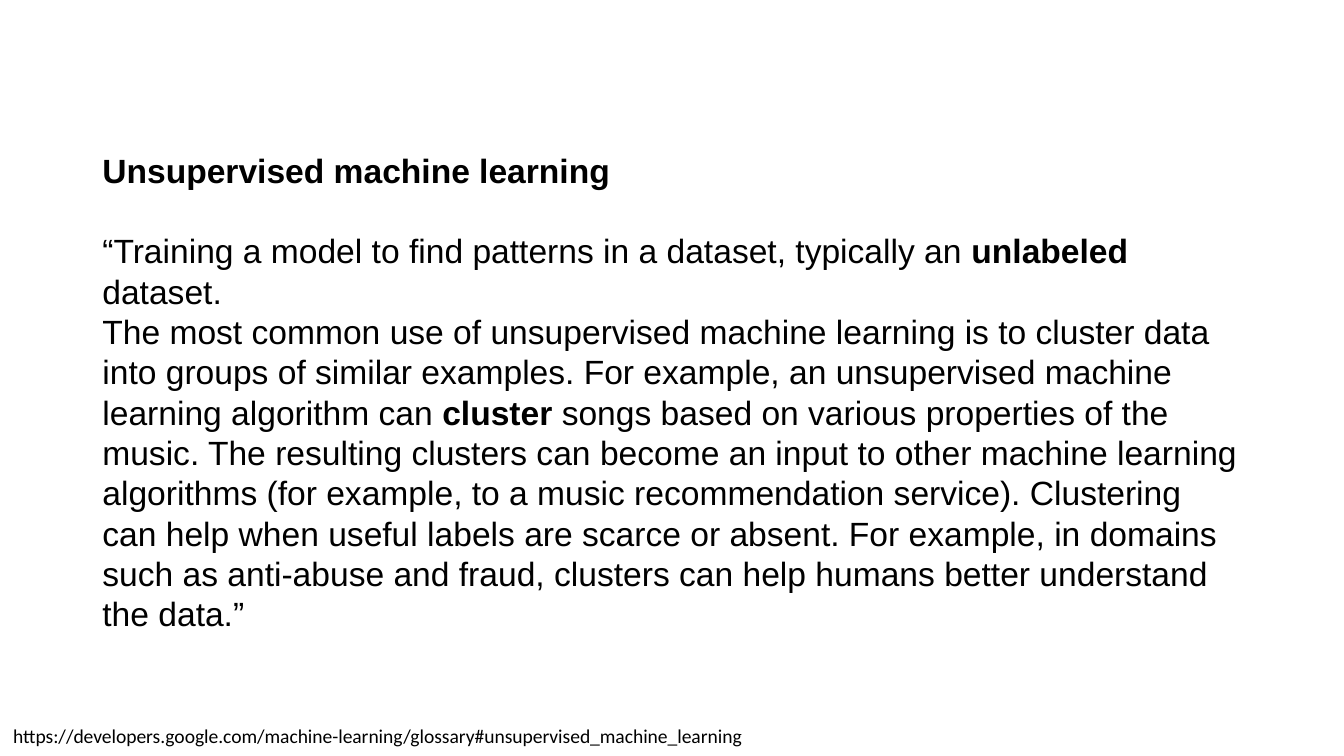
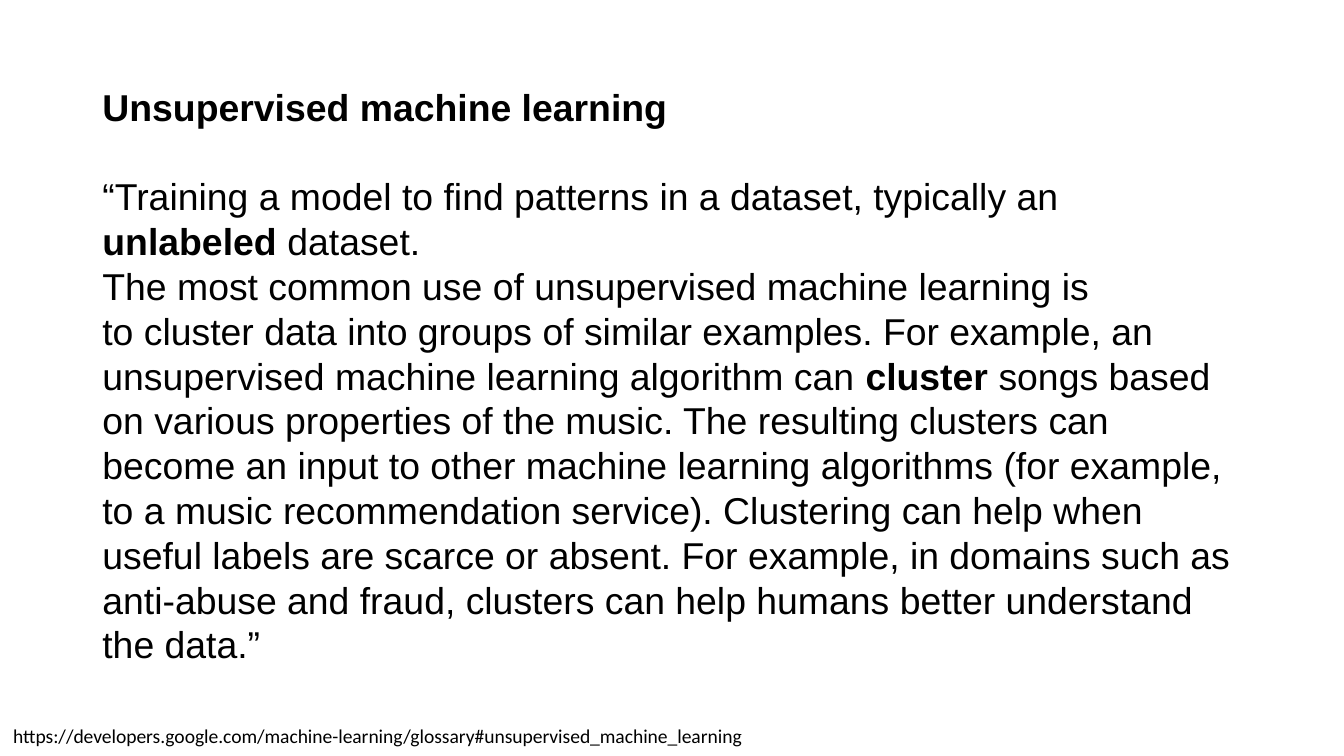
Before and after one commit to toelt-llc/MACHINE-LEARNING-SCHOOL-INAF, a slide deck: slide 4 of DAY1/01 - Introduction to Learning/Introduction to Learning.pptx. Drawn at 1344x756 pixels with LibreOffice and Linux fonts; fonts in the diff are those of the drawing. Boxes give left, top, right and bottom in pixels: in the first picture for what was removed or moved away, otherwise in the second. Text is boxed around its words. In the diff, an @@ line names an element or a change of style, - is before the commit and + after.

```diff
--- a/DAY1/01 - Introduction to Learning/Introduction to Learning.pptx
+++ b/DAY1/01 - Introduction to Learning/Introduction to Learning.pptx
@@ text "Unsupervised machine learning": place and size @@
-text "Unsupervised machine learning" at box(102, 158, 1237, 627)
+text "Unsupervised machine learning" at box(102, 94, 1229, 659)
@@ text "Unsupervised machine learning" at box(102, 94, 1229, 659): size 18 to 20 pt @@
```
Also in this commit, not shown: 2 other slides changed, 3 slides added, 1 slide removed, 2 other files.
